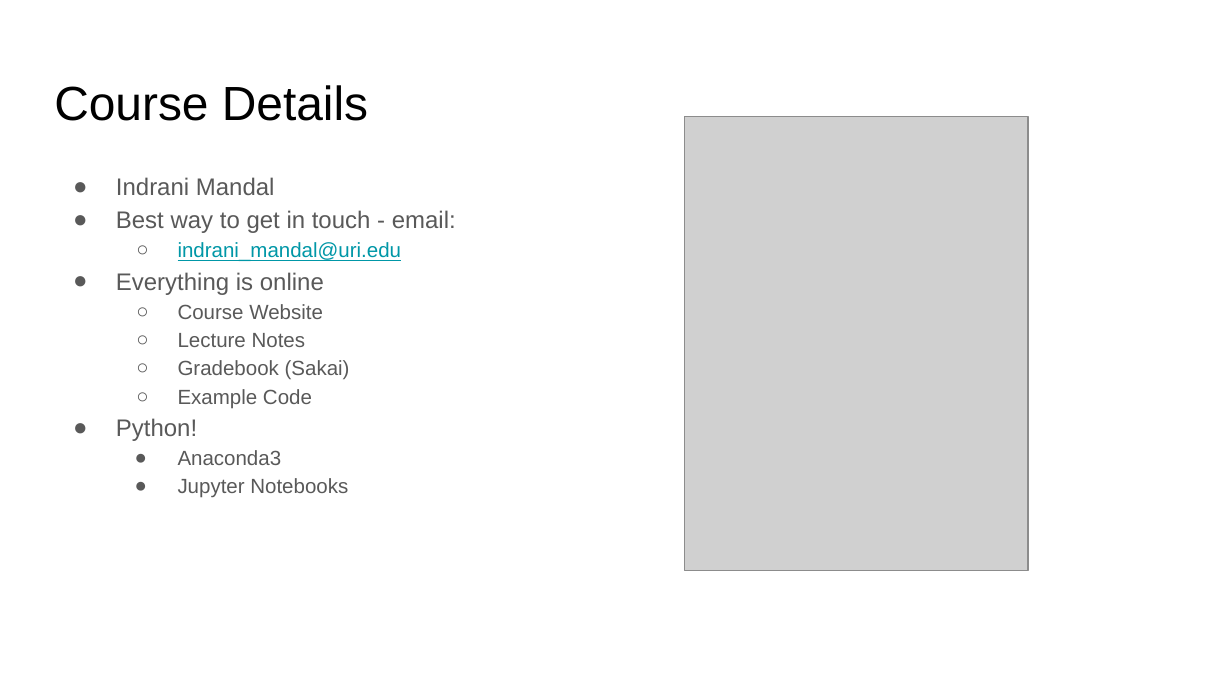
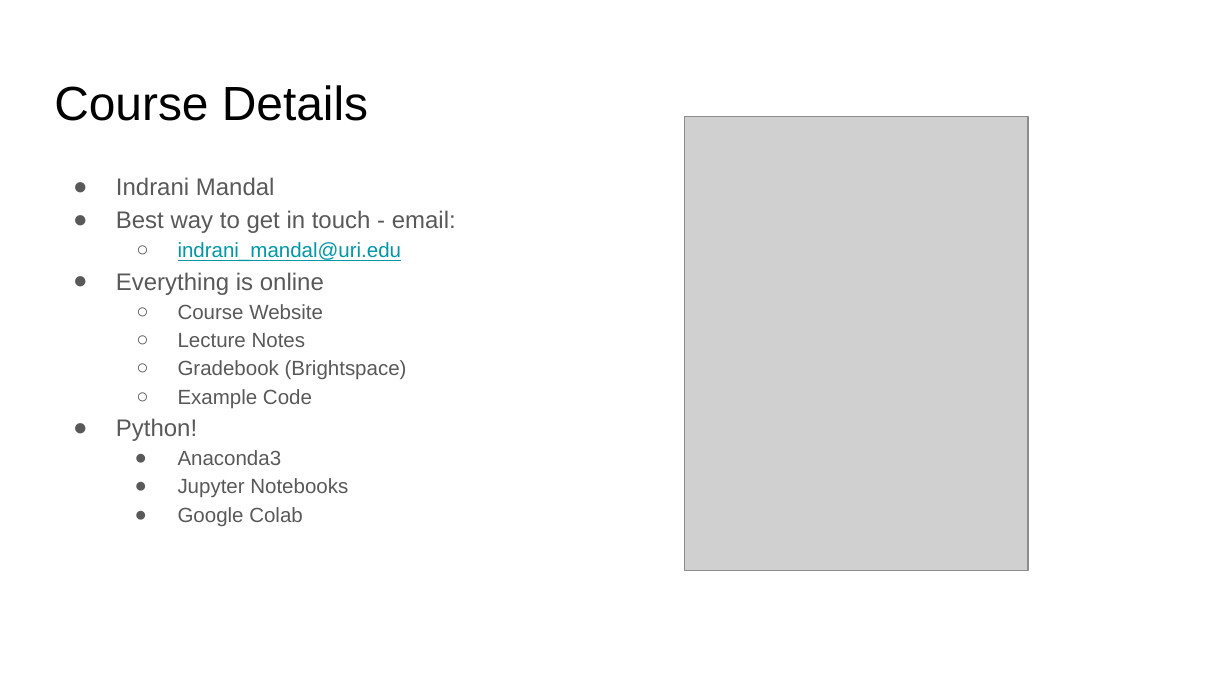
Before and after one commit to IndraniMandal/CSC310-S20, a slide deck: slide 2 of notes/01-What-is-Data-Science.pptx. Drawn at 1232x693 pixels with LibreOffice and Linux fonts; fonts in the diff are those of the drawing; grey boxes stand for pictures. Boxes give left, top, right and bottom in pixels: in the first picture for what was removed or moved away, otherwise in the second. Text is boxed around its words. In the diff, an @@ line names an element or a change of style, - is before the commit and + after.

```diff
--- a/notes/01-What-is-Data-Science.pptx
+++ b/notes/01-What-is-Data-Science.pptx
@@ text at (178, 360, 407, 380): text changed @@
-  ○ Gradebook (Sakai)
+  ○ Gradebook (Brightspace)
@@ text at (178, 507, 303, 526): paragraph added @@
+  ● Google Colab
```
Also in this commit, not shown: 1 other slide changed, 1 other file.
